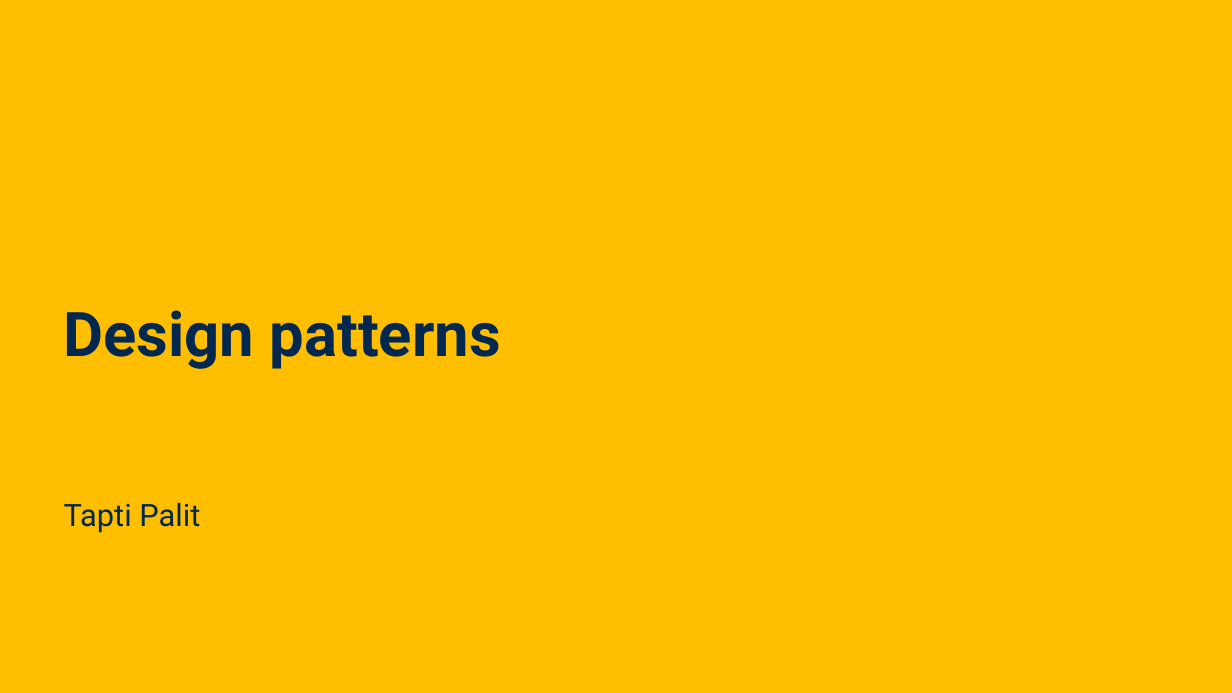
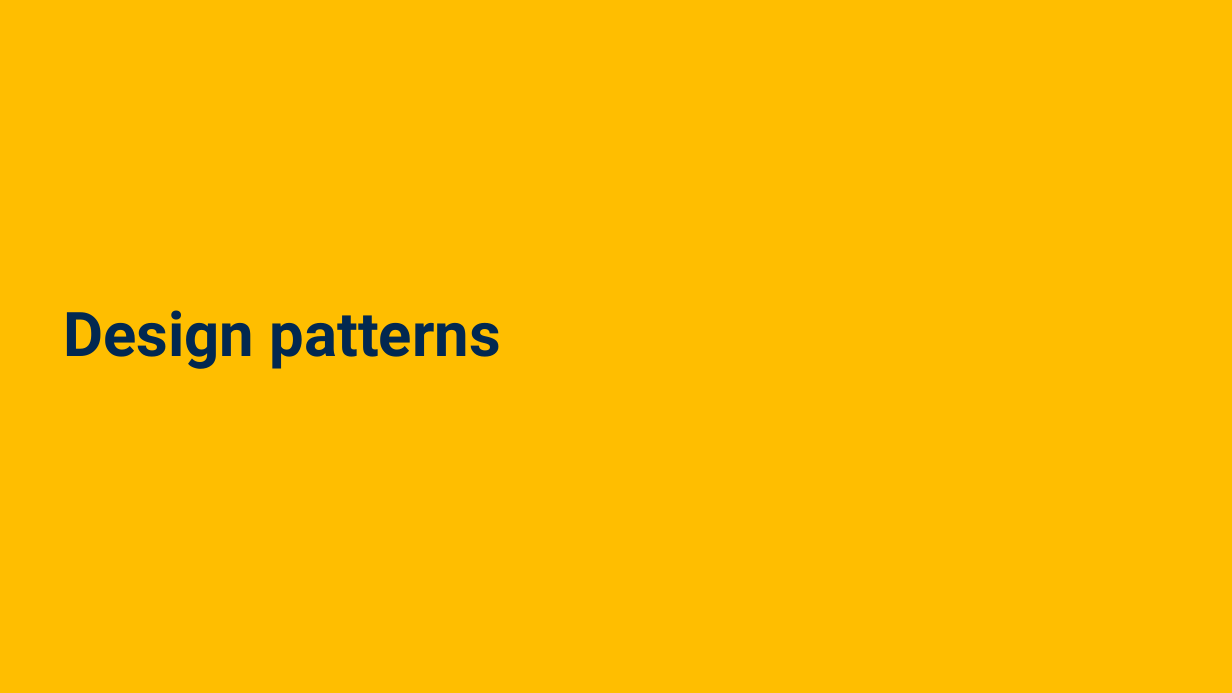
Before and after one commit to davsec-teaching/ecs160-f25, a slide deck: slide 71 of slides/8_design_patterns.pptx (slide 116 before the commit). Drawn at 1232x693 pixels with LibreOffice and Linux fonts; fonts in the diff are those of the drawing; background and template pictures are left out. Boxes give left, top, right and bottom in pixels: in the first picture for what was removed or moved away, otherwise in the second. Text is boxed around its words. In the diff, an @@ line names an element or a change of style, - is before the commit and + after.

```diff
--- a/slides/8_design_patterns.pptx
+++ b/slides/8_design_patterns.pptx
@@ text removed at (64, 503, 200, 533) @@
-Tapti Palit
```
Also in this commit, not shown: 11 other slides changed, 2 slides added, 1 slide removed.
